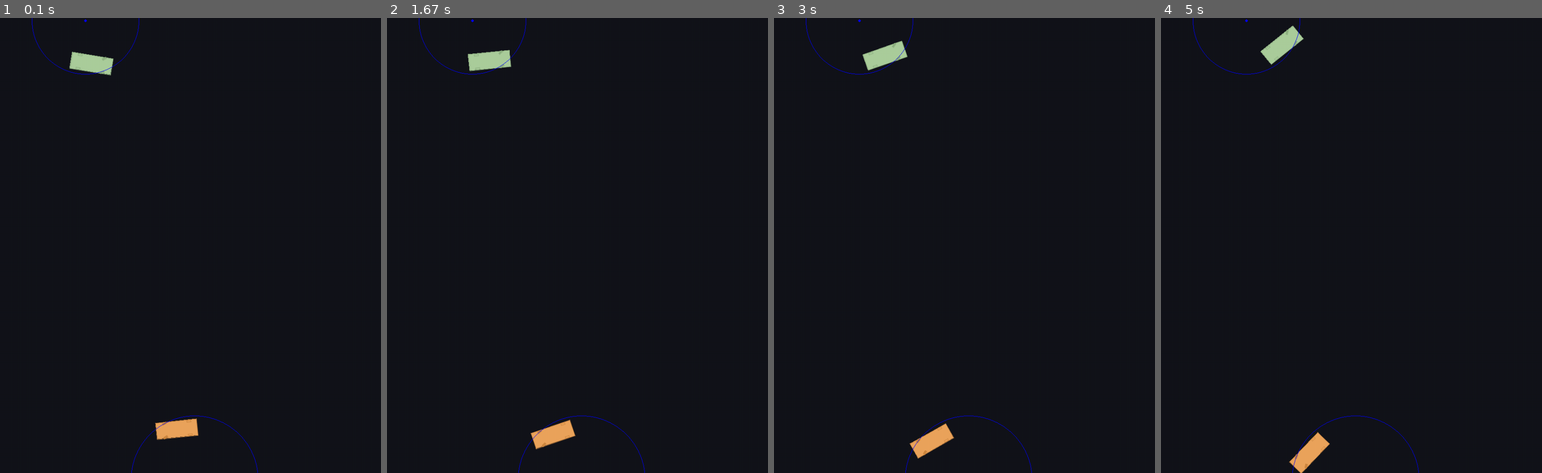
Above: before the commit, frames 1-4 (left to right).
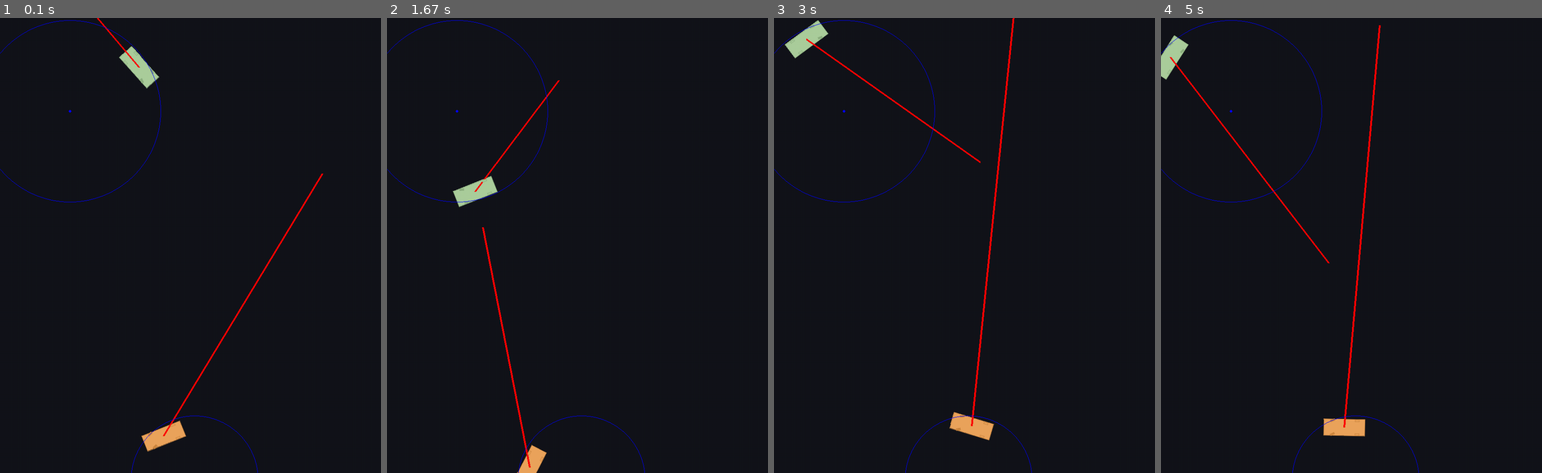
Above: after the commit, the same moments.

Repository: Bobbassoonguy/AutonomousVehicles
Game: pygame game, started from Scenarios/Scenario1_create_car.py
Two runs of this game, one before a commit and one after it. Both use one fixed random seed, a clock stepped at 60 frames per second and the inputs below.
Inputs:
- Up to frame 1 (0.1 s): no input
- Up to frame 2 (1.67 s): no input
- Up to frame 3 (3 s): no input
- Up to frame 4 (5 s): no input

The runs differ from the first frame. In frame 1, 2.0% of the frame differs, in the area x 0-85%, y 0-96%; in frame 2, 2.2%; in frame 3, 2.7%, in the area x 0-64%, y 0-97%; in frame 4, 2.7%.

Commit message:
idk really

Diff:
--- a/Classes/Object.py
+++ b/Classes/Object.py
@@ -16,11 +16,14 @@
         self.velocity = Vector.Vector(0, 0)  # a velocity vector in m/s
         self.acceleration = Vector.Vector(0, 0)  # an acceleration vector in m/s^2
 
-    def draw(self):
+    def draw(self, draw_velocity_vector=False, draw_acceleration_vector=False):
         self.shape.fill_color = self.fill_color
         self.shape.color = self.line_color
         self.shape.globals = self.globals
         self.shape.draw()
+
+        if draw_velocity_vector:
+            pygame.draw.line(self.globals.MAIN_SURFACE, (255, 0, 0), [self.position()[0] * self.globals.PIXELS_PER_METER, self.position()[1] * self.globals.PIXELS_PER_METER], [self.velocity.x * self.globals.PIXELS_PER_METER, self.velocity.y * self.globals.PIXELS_PER_METER],4)
 
     def position(self):
         return self.shape.get_centroid()
--- a/Classes/Vector.py
+++ b/Classes/Vector.py
@@ -24,8 +24,8 @@
         return self.rotate_to(degrees+self.angle())
 
     def rotate_to(self, degrees):  # rotates the vector to an angle from theta=0 (clockwise from +x axis)
-        self.x = math.cos(math.radians(degrees))
-        self.y = -math.sin(math.radians(degrees))
+        self.x = self.magnitude() * math.cos(math.radians(degrees))
+        self.y = self.magnitude() * -math.sin(math.radians(degrees))
 
     def scale(self, scale):  # scales vector by its magnitude
         if not self.unit_vector:
--- a/Classes/Vehicle.py
+++ b/Classes/Vehicle.py
@@ -106,7 +106,7 @@
         print("New Car initialized")
 
     def draw(self):
-        self.body.draw()
+        self.body.draw(draw_velocity_vector=True)
 
         self.front_right_wheel.draw()
         self.front_left_wheel.draw()
@@ -158,6 +158,8 @@
         self.body.rotate(turn_degrees, rotation_point)
         for i in self.wheels:
             i.rotate(turn_degrees, rotation_point)
+        self.body.velocity.rotate_to(self.body.angle())
+        self.body.acceleration.rotate_to(self.body.angle())
 
     def get_turn_circle_center(self, turn_radius, right_turn=True):
         if right_turn:
@@ -174,21 +176,21 @@
 
     def go(self, delta_time):  # moves the car according to current_turn_radius to place it would be after
         # delta_time. (Usually pass 1/FPS as delta_time)
-        if self.body.acceleration.magnitude() < self.MIN_ACCELERATION:
-            self.body.acceleration.set_magnitude(self.MIN_ACCELERATION)
-        if self.body.acceleration.magnitude() > self.MAX_ACCELERATION:
-            self.body.acceleration.magnitude.set_magnitude(self.MAX_ACCELERATION)
-        if self.body.velocity.magnitude() + self.body.acceleration.magnitude() * delta_time > self.MAX_SPEED:
-            self.body.acceleration.magnitude.set_magnitude(
-                (self.MAX_SPEED - self.body.velocity.magnitude()) / delta_time)
-        if self.body.velocity.magnitude() + self.body.acceleration.magnitude() * delta_time < self.MIN_SPEED:
-            self.body.acceleration.magnitude.set_magnitude(
-                (self.MIN_SPEED - self.body.velocity.magnitude()) / delta_time)
+        # if self.body.acceleration.magnitude() < self.MIN_ACCELERATION:
+        #     self.body.acceleration.set_magnitude(self.MIN_ACCELERATION)
+        # if self.body.acceleration.magnitude() > self.MAX_ACCELERATION:
+        #     self.body.acceleration.magnitude.set_magnitude(self.MAX_ACCELERATION)
+        # if self.body.velocity.magnitude() + self.body.acceleration.magnitude() * delta_time > self.MAX_SPEED:
+        #     self.body.acceleration.magnitude.set_magnitude(
+        #         (self.MAX_SPEED - self.body.velocity.magnitude()) / delta_time)
+        # if self.body.velocity.magnitude() + self.body.acceleration.magnitude() * delta_time < self.MIN_SPEED:
+        #     self.body.acceleration.magnitude.set_magnitude(
+        #         (self.MIN_SPEED - self.body.velocity.magnitude()) / delta_time)
+        self.body.velocity.rotate_to(self.body.angle())
+        self.body.acceleration.rotate_to(self.body.angle())
 
         distance = self.body.velocity.magnitude() * delta_time + 0.5 * self.body.acceleration.magnitude() * delta_time ** 2
-
-        self.body.velocity.set_magnitude(
-            self.body.velocity.magnitude() + self.body.acceleration.magnitude() * delta_time)
+        self.body.velocity.set_magnitude(self.body.velocity.magnitude() + self.body.acceleration.magnitude() * delta_time)
 
         if self.current_turn_radius < 0:  # Left turn
             self.turn(abs(self.current_turn_radius), math.degrees(distance / abs(self.current_turn_radius)), right_turn=False,
@@ -197,8 +199,6 @@
             self.turn(abs(self.current_turn_radius), math.degrees(distance / abs(self.current_turn_radius)), right_turn=True,
                       display_turn_circle=True)
         else:
-            self.body.move(distance * math.cos(math.radians(self.body.angle() - 90)),
-                           distance * math.sin(math.radians(self.body.angle() - 90)))
+            self.body.move(-distance * math.sin(math.radians(self.body.angle() - 90)), distance * math.cos(math.radians(self.body.angle() - 90)))
             for i in self.wheels:
-                i.move(distance * math.cos(math.radians(self.body.angle() - 90)),
-                       distance * math.sin(math.radians(self.body.angle() - 90)))
+                i.move(-distance * math.sin(math.radians(self.body.angle() - 90)), distance * math.cos(math.radians(self.body.angle() - 90)))
--- a/Scenarios/Scenario1_create_car.py
+++ b/Scenarios/Scenario1_create_car.py
@@ -13,11 +13,11 @@
 clock = pygame.time.Clock()
 
 main.globals.PIXELS_PER_METER = 20
-main.addCar(x=10, y=5)
-main.vehicles[0].rotate(10, main.vehicles[0].body.position())
-main.vehicles[0].body.velocity.x = 1
-main.vehicles[0].body.acceleration.x = -3.5
-main.vehicles[0].current_turn_radius = -5.9
+main.addCar(x=15, y=5)
+main.vehicles[0].rotate(45, main.vehicles[0].body.position())
+main.vehicles[0].body.velocity.x = 10
+main.vehicles[0].body.acceleration.x = 9.81
+main.vehicles[0].current_turn_radius = 10
 
 main.addCar(x=20, y=45, fill_color=Colors.ORANGE_FILL, outline_color=Colors.ORANGE_LINE)
 main.vehicles[1].rotate(180, main.vehicles[1].body.position())
@@ -29,6 +29,8 @@
     main.main()
 
     main.vehicles[0].go(1/main.globals.FPS)
+    print("Vel: ", main.vehicles[0].body.velocity.magnitude())
+    print("Accel: ", main.vehicles[0].body.acceleration.magnitude())
     # main.vehicles[0].turn(5.9, 1, right_turn=False, display_turn_circle=True)
     #
     main.vehicles[1].go(1 / main.globals.FPS)
